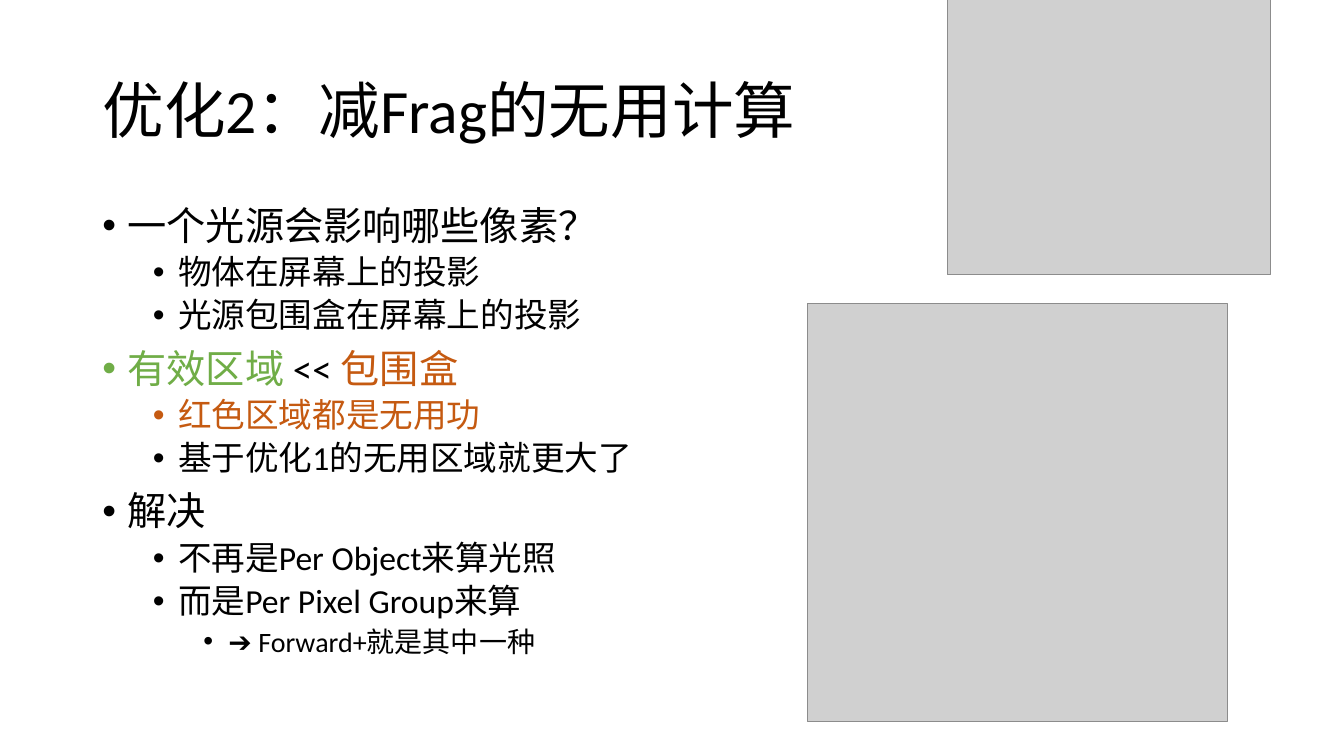
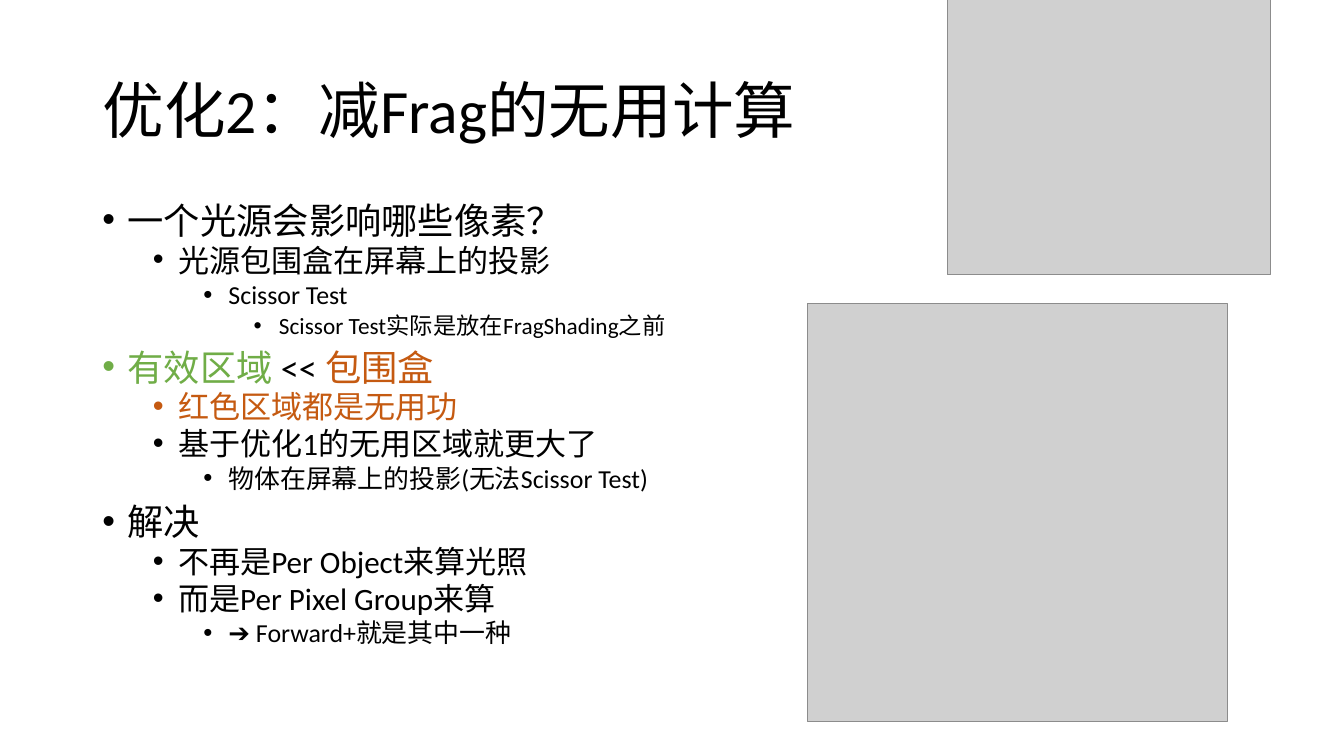
Before and after one commit to liangjuntu/Papers, a slide deck: slide 5 of ForwardPlus/Forward+梁骏图.pptx. Drawn at 1344x756 pixels with LibreOffice and Linux fonts; fonts in the diff are those of the drawing; grey boxes stand for pictures. Boxes give left, top, right and bottom in pixels: in the first picture for what was removed or moved away, otherwise in the second. Text is boxed around its words. In the diff, an @@ line names an element or a change of style, - is before the commit and + after.

```diff
--- a/ForwardPlus/Forward+梁骏图.pptx
+++ b/ForwardPlus/Forward+梁骏图.pptx
@@ text at [128,203,598,644]: size 28 to 25.9 pt in "一个光源会影响哪些像素？", "有效区域 << 包围盒", "解决"; size 24 to 22.2 pt in "光源包围盒在屏幕上的投影", "红色区域都是无用功", "基于优化1的无用区域就更大了", "不再是Per Object来算光照" and 1 more places; size 20 to 18.5 pt in "➔ Forward+就是其中一种"; line spacing 0.9 to 0.8 @@
@@ text at [178,255,480,287]: paragraph removed @@
-  • 物体在屏幕上的投影
@@ text at [228,286,666,338]: paragraphs added @@
+    • Scissor Test
+      • Scissor Test实际是放在FragShading之前
@@ text at [228,466,648,492]: paragraph added @@
+    • 物体在屏幕上的投影(无法Scissor Test)
```
Also in this commit, not shown: 8 other slides changed, 8 slides added, 1 other file.
